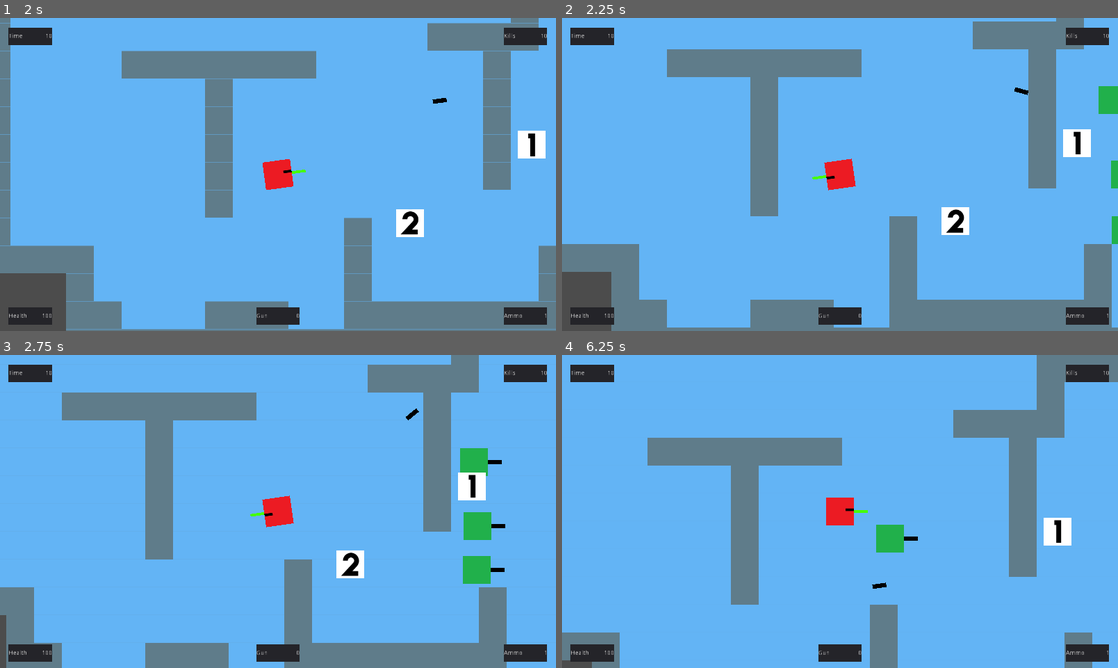
Above: before the commit, frames 1-4 (two rows, left to right).
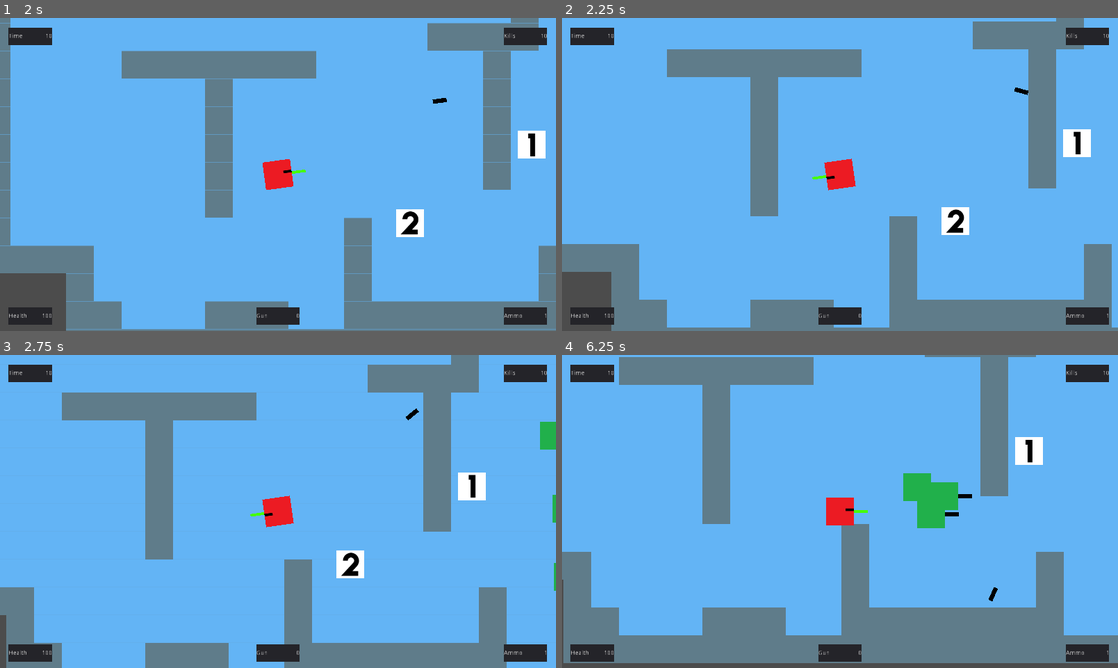
Above: after the commit, the same moments.

Repository: nicoangelico/godotgame
Game: Godot game, scene res://main_menu/mainmenu.tscn
Same seed, same stepped clock (60 frames per second), same inputs: the game is played once before the commit and once after it.
Inputs (mouse positions are in pixels of both pictures, inside the frame that each line leads up to):
- Up to frame 1 (2 s): click "Singleplayer" at 0.5 s; tap Enter at 1.25 s; move the mouse to (400, 158) at 1.27 s; hold D (player_move_right) from 1.28 s (still down); click (400, 158) at 1.35 s
- Up to frame 2 (2.25 s): move the mouse to (728, 190) at 2.02 s; release D (player_move_right) at 2.03 s; hold S (player_move_down) from 2.03 s (still down); tap 1 (switch_weapon_1) at 2.1 s
- Up to frame 3 (2.75 s): keep holding S (player_move_down)
- Up to frame 4 (6.25 s): move the mouse to (895, 442) at 2.77 s; release S (player_move_down) at 2.78 s; hold D (player_move_right) 2.78-3.53 s; tap 2 (switch_weapon_2) at 2.85, 5.85 s; move the mouse to (812, 574) at 3.52 s; hold W (player_move_up) 3.53-4.28 s; tap 3 (switch_weapon_3) at 3.6 s; move the mouse to (1006, 558) at 4.27 s; hold A (player_move_left) 4.28-5.78 s; click (1006, 558) at 4.35 s; move the mouse to (673, 464) at 5.02 s; tap 1 (switch_weapon_1) at 5.1 s; move the mouse to (867, 511) at 5.77 s; hold S (player_move_down) from 5.78 s (still down)

Frame 1 is identical in both runs. In frame 2, 0.5% of the frame differs, in the area x 96-100%, y 21-73%; in frame 3, 1.7%; in frame 4, 35%, in the area x 0-100%, y 0-100%.

Commit message:
enemy velocity

Diff:
--- a/characters/enemy/enemy.gd
+++ b/characters/enemy/enemy.gd
@@ -4,16 +4,18 @@
 onready var player = get_node("/root/Main/Player")
 var path : = PoolVector2Array()
 
-func _on_ShootTimer_timeout() -> void:
-	#self._shoot()
-	pass
+func _ready() -> void:
+	speed = 150
 
 #Procesa 1 vez por frame
 func _physics_process(delta):
-#	var dir = (player.global_position - self.global_position).normalized()
-#	move_and_collide(dir * speed * delta)
-	var move_distance = speed * delta
-	move_along_path(move_distance)
+	if position.distance_to(player.position) < 200:
+		speed = 200
+		var dir = (player.global_position - self.global_position).normalized()
+		move_and_collide(dir * speed * delta)
+	else:
+		var move_distance = speed * delta
+		move_along_path(move_distance)
 
 #Una vez por segundo recalculo el camino hacia el player
 func _on_PathTimer_timeout():
--- a/characters/enemy/enemy.tscn
+++ b/characters/enemy/enemy.tscn
@@ -18,9 +18,6 @@
 [node name="CollisionShape2D" type="CollisionShape2D" parent="."]
 shape = SubResource( 1 )
 
-[node name="ShootTimer" type="Timer" parent="."]
-autostart = true
-
 [node name="BulletSpawn" type="Sprite" parent="."]
 position = Vector2( 48, 0 )
 rotation = 1.5708
@@ -30,6 +27,6 @@
 script = ExtResource( 4 )
 
 [node name="PathTimer" type="Timer" parent="."]
+wait_time = 2.0
 autostart = true
-[connection signal="timeout" from="ShootTimer" to="." method="_on_ShootTimer_timeout"]
 [connection signal="timeout" from="PathTimer" to="." method="_on_PathTimer_timeout"]
